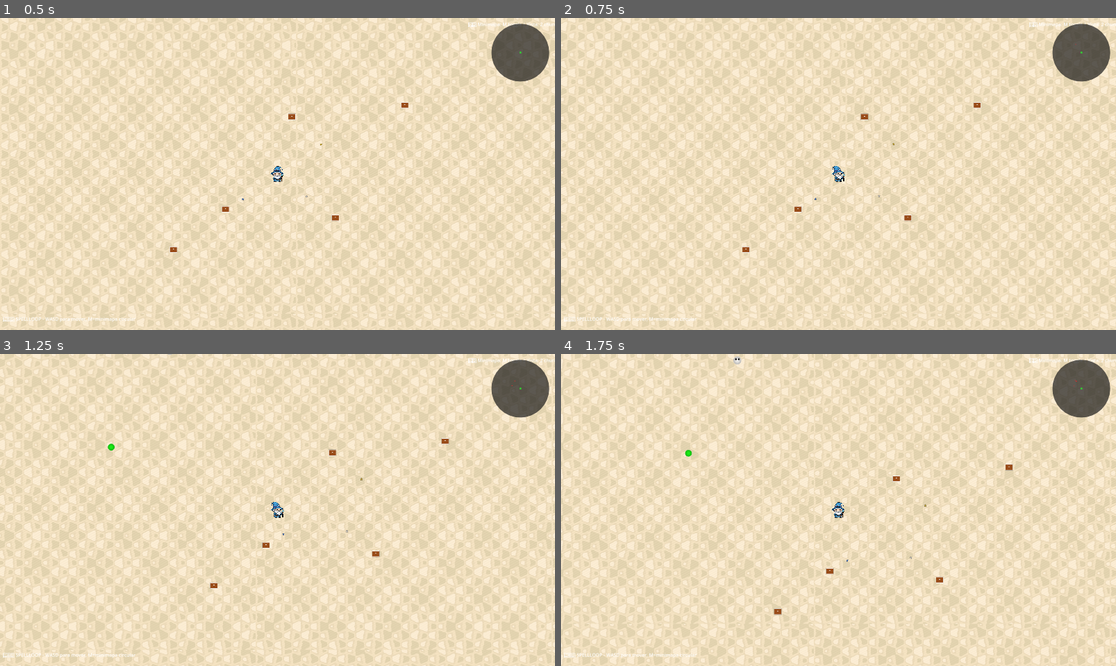
Above: before the commit, frames 1-4 (two rows, left to right).
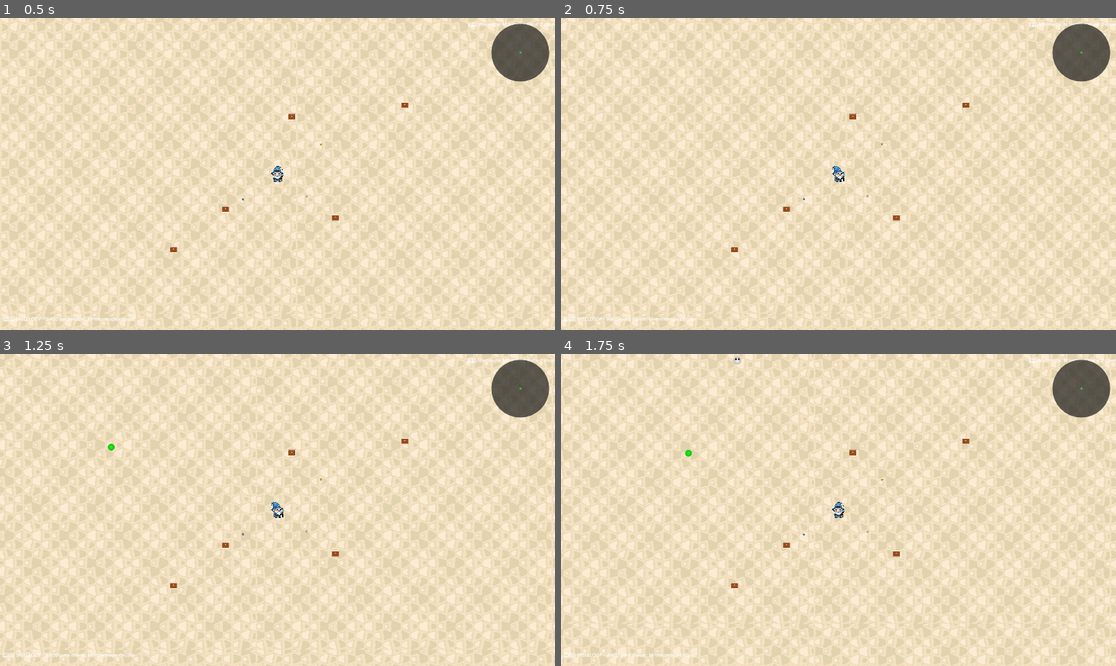
Above: after the commit, the same moments.

Repository: dsuarezmarra/spellloop
Game: Godot game, scene res://scenes/SpellloopMain.tscn
Two runs of this game, one before a commit and one after it. Both use one fixed random seed, a clock stepped at 60 frames per second and the inputs below. This scene is started directly instead of the project's main scene.
Inputs (mouse positions are in pixels of both pictures, inside the frame that each line leads up to):
- Up to frame 1 (0.5 s): no input
- Up to frame 2 (0.75 s): tap Enter (ui_accept) at 0.5 s; move the mouse to (1082, 52) at 0.52 s; hold D (move_right) from 0.53 s (still down); click (1082, 52) at 0.6 s
- Up to frame 3 (1.25 s): keep holding D (move_right); tap Enter (ui_accept) at 0.77 s
- Up to frame 4 (1.75 s): move the mouse to (727, 525) at 1.27 s; release D (move_right) at 1.28 s; hold S (move_down) from 1.28 s (still down); tap Shift (dash) at 1.35 s; tap Enter (ui_accept) at 1.52 s

Frame 1 is identical in both runs. In frame 2, 0.3% of the frame differs, in the area x 30-76%, y 26-76%; in frame 3, 0.3%; in frame 4, 0.3%, in the area x 30-82%, y 26-84%.

Commit message:
feat: Eliminar sistema de auto-compensación de cofres y ajustar su comportamiento para que sean elementos estáticos del mundo

Diff:
--- a/project/scripts/core/InfiniteWorldManager.gd
+++ b/project/scripts/core/InfiniteWorldManager.gd
@@ -11,7 +11,7 @@
 
 signal chunk_generated(chunk_pos: Vector2i)
 signal chunk_removed(chunk_pos: Vector2i)
-signal world_moved(movement_delta: Vector2)  # Nueva señal para objetos estáticos
+# Señal world_moved eliminada - los objetos estáticos no necesitan compensación
 
 # Configuración de chunks
 const CHUNK_SIZE = 1024  # Tamaño de cada chunk en píxeles
@@ -68,8 +68,7 @@
 	# Mover todo el mundo en dirección opuesta al movimiento
 	world_offset += movement_delta
 
-	# Emitir señal para objetos estáticos ANTES de aplicar el offset
-	world_moved.emit(movement_delta)
+	# NO emitir señal world_moved - los objetos estáticos son independientes
 
 	# Aplicar offset a todos los nodos del mundo
 	apply_world_offset(-movement_delta)
--- a/project/scripts/core/ItemManager.gd
+++ b/project/scripts/core/ItemManager.gd
@@ -18,7 +18,7 @@
 # Referencias
 var player: CharacterBody2D
 var world_manager: InfiniteWorldManager
-var static_objects_container: Node2D  # Contenedor para objetos estáticos (no se mueve)
+var static_objects_container: Node2D  # Contenedor para objetos del mundo (se mueve CON el mundo)
 
 # Cofres activos
 var active_chests: Array[Node2D] = []
@@ -45,7 +45,7 @@
 	world_manager = world_ref
 	last_player_position = player.global_position
 
-	# Crear contenedor para objetos estáticos (cofres, items)
+	# Crear contenedor para objetos del mundo (cofres, items)
 	create_static_container()
 
 	# Conectar señales del mundo
@@ -133,46 +133,17 @@
 	cleanup_distant_chests()
 
 func create_static_container():
-	"""Crear contenedor para objetos estáticos que NO se mueven con el mundo"""
+	"""Crear contenedor para objetos del mundo que se mueven CON el mundo"""
 	static_objects_container = Node2D.new()
-	static_objects_container.name = "StaticObjectsContainer"
-
-	# Añadir al nodo raíz de la escena, NO al world_manager que se mueve
-	var scene_root = get_tree().current_scene
-	scene_root.add_child(static_objects_container)
-
-	# CLAVE: Conectar al sistema de movimiento del mundo para compensar automáticamente
-	if world_manager and world_manager.has_signal("world_moved"):
-		world_manager.world_moved.connect(_on_world_moved)
-		print("📦 Contenedor estático conectado al sistema de compensación de movimiento")
-
-	print("📦 Contenedor estático creado para cofres e items")
-
-func _on_world_moved(movement_delta: Vector2):
-	"""Compensar automáticamente el movimiento del mundo"""
-	if static_objects_container:
-		# Mover el contenedor en dirección opuesta al mundo para mantenerlo fijo
-		static_objects_container.position += movement_delta
-		print("📦 Compensando movimiento del mundo: ", movement_delta)
-
-func convert_world_to_static_position(world_position: Vector2) -> Vector2:
-	"""Convertir posición del mundo móvil a posición estática"""
-	if not world_manager:
-		return world_position
-
-	# Compensar el offset del mundo que se mueve
-	# Si el mundo se mueve hacia la izquierda, los objetos estáticos deben estar más a la derecha
-	var static_position = world_position - world_manager.world_offset
-	return static_position
-
-func convert_static_to_world_position(static_position: Vector2) -> Vector2:
-	"""Convertir posición estática a posición del mundo móvil"""
-	if not world_manager:
-		return static_position
-
-	# Aplicar el offset del mundo que se mueve
-	var world_position = static_position + world_manager.world_offset
-	return world_position
+	static_objects_container.name = "WorldObjectsContainer"
+
+	# CLAVE: Añadir al world_manager para que se mueva CON el mundo
+	if world_manager:
+		world_manager.add_child(static_objects_container)
+		print("📦 Contenedor de objetos del mundo creado - se mueve CON el mundo")
+	else:
+		print("❌ Error: world_manager no disponible")
+		return
 
 func _on_chunk_generated(chunk_pos: Vector2i):
 	"""Manejar generación de nuevo chunk - Sistema dinámico mejorado"""
@@ -237,13 +208,13 @@
 	chest.initialize(position, chest_type, player, 0)  # Usar rareza básica por ahora
 	chest.chest_opened.connect(_on_chest_opened)
 
-	# CLAVE: Añadir al contenedor estático que compensa automáticamente el movimiento
+	# CLAVE: Añadir al contenedor del mundo - se mueve CON el mundo
 	if static_objects_container:
 		static_objects_container.add_child(chest)
-		chest.global_position = position  # Posición directa
-		print("📦 Cofre añadido al contenedor estático autocompensado")
-	else:
-		print("❌ Error: Contenedor estático no disponible")
+		chest.global_position = position  # Posición en el mundo
+		print("📦 Cofre generado en el MUNDO en posición: ", position)
+	else:
+		print("❌ Error: Contenedor del mundo no disponible")
 		return
 
 	active_chests.append(chest)
@@ -435,17 +406,17 @@
 	chest.initialize(position, chest_type, player, 0)
 	chest.chest_opened.connect(_on_chest_opened)
 
-	# CLAVE: Añadir al contenedor estático que compensa automáticamente el movimiento
+	# CLAVE: Añadir al contenedor del mundo - se mueve CON el mundo
 	if static_objects_container:
 		static_objects_container.add_child(chest)
-		chest.global_position = position  # Posición directa
-	else:
-		print("❌ Error: Contenedor estático no disponible")
+		chest.global_position = position  # Posición en el mundo
+	else:
+		print("❌ Error: Contenedor del mundo no disponible")
 		return
 
 	fixed_chests.append(chest)
 
-	print("📦 Cofre FIJO AUTOCOMPENSADO generado en posición: ", position)
+	print("📦 Cofre FIJO del mundo generado en posición: ", position)
 
 func consider_spawning_dynamic_chest():
 	"""Considerar spawnar un cofre dinámico basado en el movimiento del player"""
@@ -514,12 +485,12 @@
 	item_drop.initialize(position, type, player, rarity)
 	item_drop.item_collected.connect(_on_item_drop_collected)
 
-	# CLAVE: Añadir al contenedor estático que compensa automáticamente el movimiento
+	# CLAVE: Añadir al contenedor del mundo - se mueve CON el mundo
 	if static_objects_container:
 		static_objects_container.add_child(item_drop)
-		item_drop.global_position = position  # Posición directa
-	else:
-		print("❌ Error: Contenedor estático no disponible")
-		return
-
-	print("⭐ Item de prueba AUTOCOMPENSADO creado en: ", position)
+		item_drop.global_position = position  # Posición en el mundo
+	else:
+		print("❌ Error: Contenedor del mundo no disponible")
+		return
+
+	print("⭐ Item de prueba creado en el mundo: ", position)
--- a/project/scripts/ui/MinimapUI.gd
+++ b/project/scripts/ui/MinimapUI.gd
@@ -129,6 +129,12 @@
 
 	return base_color
 
+func update_minimap_data():
+	"""Update minimap with current dungeon data"""
+	# Sistema de mazmorra desactivado temporalmente
+	print("[MinimapUI] update_minimap_data() llamado - sistema desactivado")
+	return
+
 func _on_room_entered(room_data):
 	# Actualizar posición actual y redibujar
 	update_minimap_data()
Not shown, added: project/COFRES_COMO_ELEMENTOS_DEL_MUNDO.md
Not shown, added: project/SOLUCION_COFRES_ESTATICOS_FINAL.md
